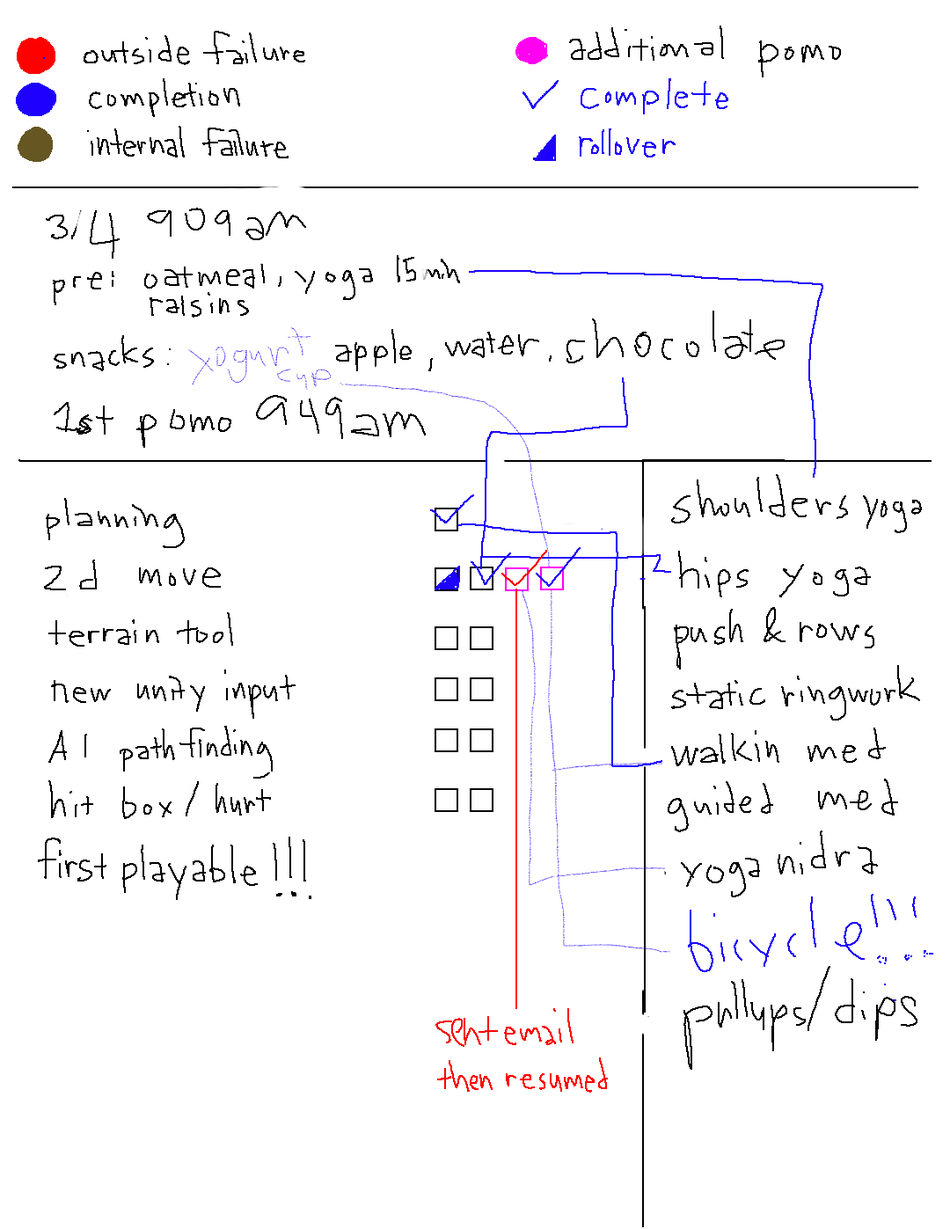
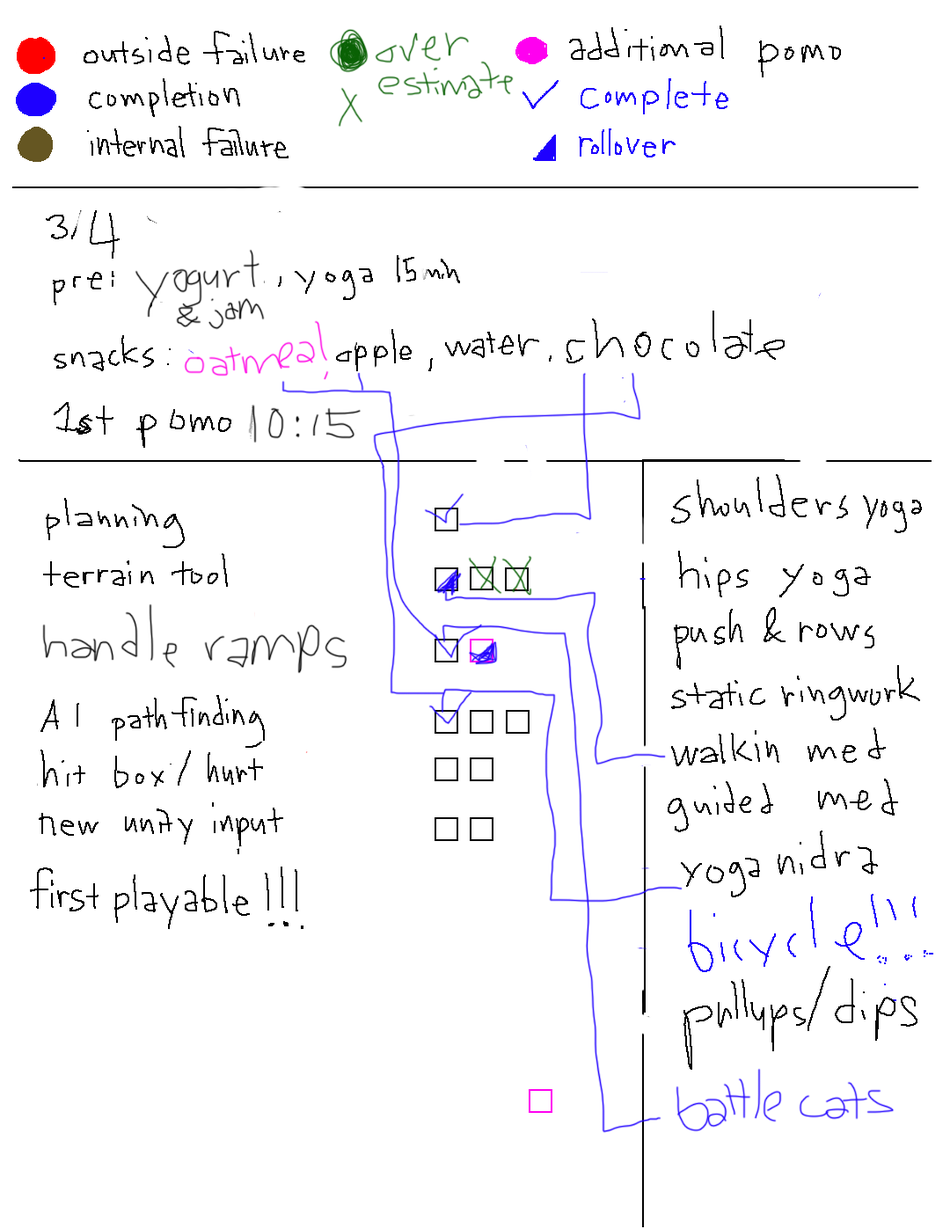
Comparing the layer stacks of the two 950x1229 images. Changes:
added group "3/5" with 19 layers above "3/4" over [29, 28, 895, 1134]
added group "pomodoro" (1st of 5, in "3/5") with 18 layers in group "3/5" over [29, 28, 895, 1134]
added layer "words" (1st of 5, in "3/5" › "pomodoro") in group "pomodoro" over [29, 28, 895, 1134]
added group "checkBoxes" (1st of 5, in "3/5" › "pomodoro") with 15 layers in group "pomodoro" over [434, 507, 553, 1113]
added layer "checkbox copy 6" (1st of 4, in "3/5" › "pomodoro" › "checkBoxes") in group "checkBoxes" over [469, 638, 494, 663]
added layer "checkbox copy 22" in group "checkBoxes" over [434, 638, 459, 663]
added layer "checkbox copy 14" (1st of 4, in "3/5" › "pomodoro" › "checkBoxes") in group "checkBoxes" over [469, 817, 494, 842]
added layer "checkbox copy 16" (1st of 4, in "3/5" › "pomodoro" › "checkBoxes") in group "checkBoxes" over [434, 817, 459, 842]
added layer "checkbox copy 20" (1st of 3, in "3/5" › "pomodoro" › "checkBoxes") in group "checkBoxes" over [504, 567, 529, 592]
added layer "checkbox copy 13" (1st of 4, in "3/5" › "pomodoro" › "checkBoxes") in group "checkBoxes" over [469, 757, 494, 782]
added layer "checkbox copy 12" (1st of 4, in "3/5" › "pomodoro" › "checkBoxes") in group "checkBoxes" over [505, 709, 530, 734]
added layer "checkbox copy 11" (1st of 4, in "3/5" › "pomodoro" › "checkBoxes") in group "checkBoxes" over [469, 709, 494, 734]
added layer "checkbox copy 10" (1st of 4, in "3/5" › "pomodoro" › "checkBoxes") in group "checkBoxes" over [434, 757, 459, 782]
added layer "checkbox copy 9" (1st of 4, in "3/5" › "pomodoro" › "checkBoxes") in group "checkBoxes" over [434, 709, 459, 734]
added layer "checkbox copy 8" (1st of 4, in "3/5" › "pomodoro" › "checkBoxes") in group "checkBoxes" over [434, 567, 459, 592]
hid group "3/4" (18 layers) over [29, 28, 895, 1134]
…and 3 more changes (3 added)
